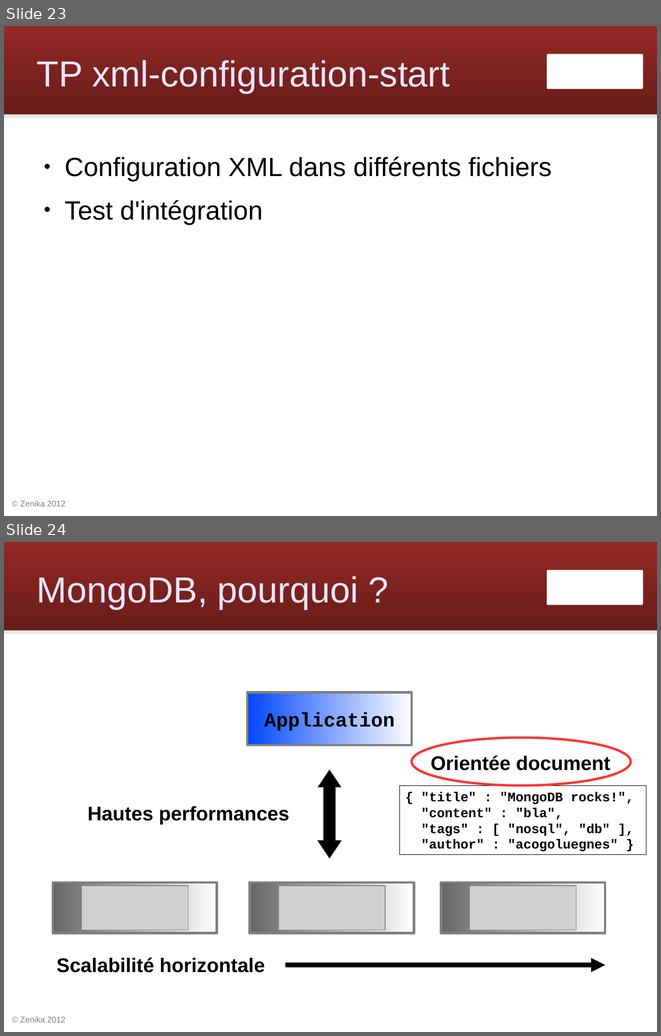
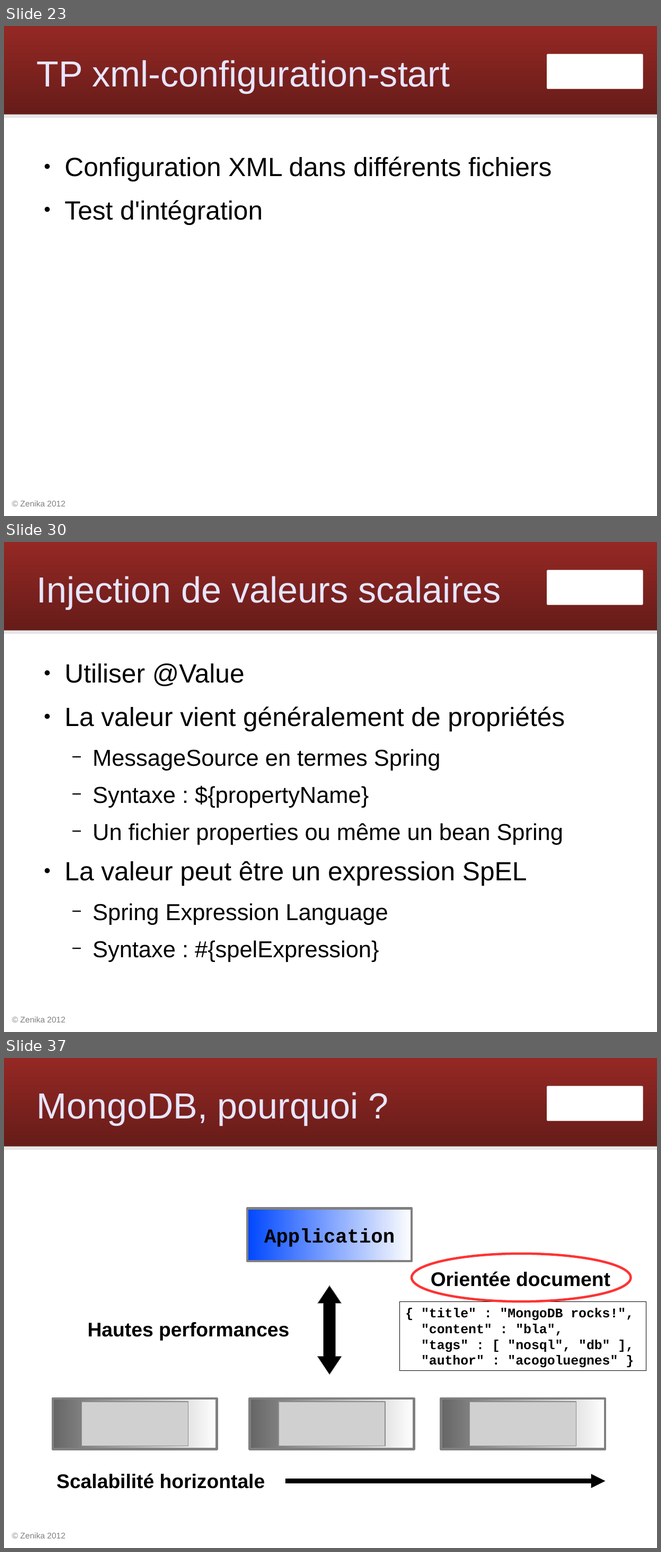
Before and after one commit to Zenika/workshop-spring-core, a slide deck: spring-workshop.odp. Shown one above the other, each under a label of ours: slides 23 and 24 before the commit, slides 23, 30 and 37 after it; the slides between them are not shown. The pictures are 661x1036 and 661x1552 pixels, drawn with LibreOffice and Linux fonts; fonts in the diff are those of the drawing; grey boxes stand for pictures; background and template pictures are left out. Boxes give left, top, right and bottom in pixels: in the first picture for what was removed or moved away, otherwise in the second. Text is boxed around its words. In the diff, an @@ line names an element or a change of style, - is before the commit and + after.

```diff
--- a/spring-workshop.odp
+++ b/spring-workshop.odp
@@ slide 30 added at <box>4,542,657,1032</box>, background #FFFFFF; not listed: 4 template elements that a slide beside it also shows @@
@@ title added at <box>37,576,501,609</box>, 44 pt, text #E6E6FF @@
+Injection de valeurs scalaires
@@ text added at <box>64,663,565,925</box>, 28 pt, text #000000 @@
+● Utiliser @Value
+● La valeur vient généralement de propriétés
+  − MessageSource en termes Spring
+  − Syntaxe : ${propertyName}
+  − Un fichier properties ou même un bean Spring
+● La valeur peut être un expression SpEL
+  − Spring Expression Language
+  − Syntaxe : #{spelExpression}
@@ what was slide 24 is now slide 37 @@
```
Also in this commit, not shown: 1 slide changed, 12 other slides added.
